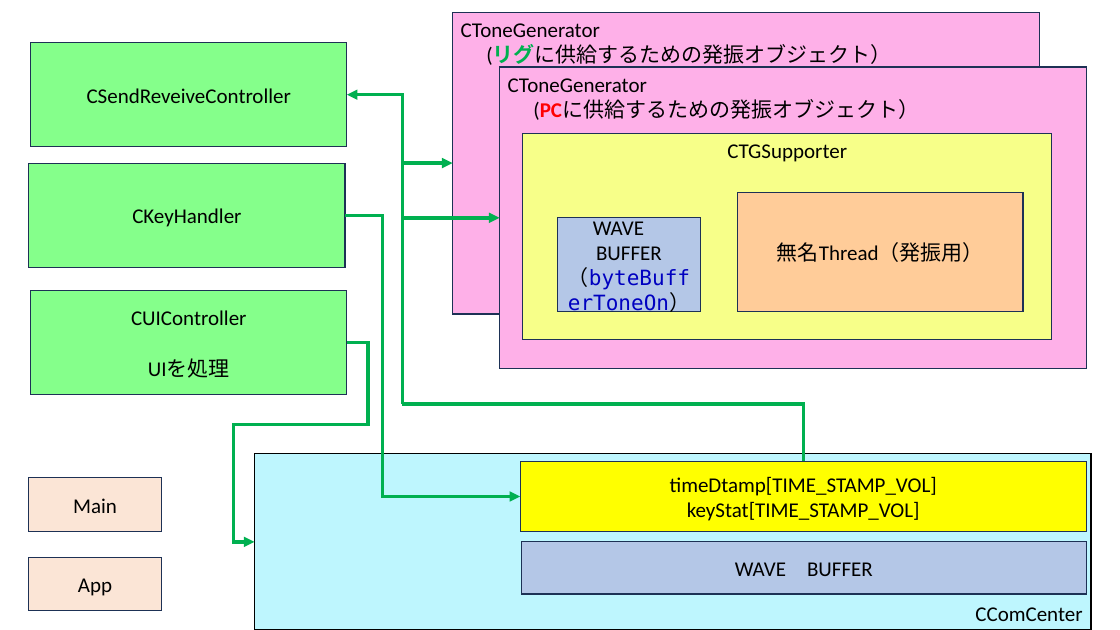
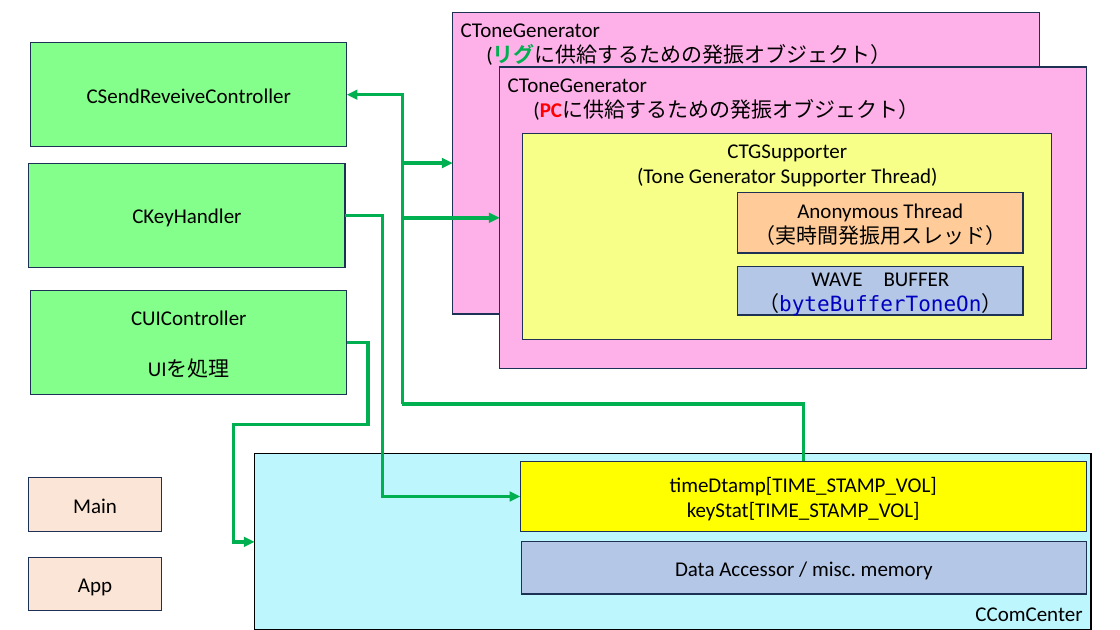
Before and after one commit to chacha-oyaji/f2a, a slide deck: slide 1 of 設計用資料/Structure.pptx. Drawn at 1120x630 pixels with LibreOffice and Linux fonts; fonts in the diff are those of the drawing. Boxes give left, top, right and bottom in pixels: in the first picture for what was removed or moved away, otherwise in the second. Text is boxed around its words. In the diff, an @@ line names an element or a change of style, - is before the commit and + after.

Commit message:
クラス構成図を修正。

```diff
--- a/設計用資料/Structure.pptx
+++ b/設計用資料/Structure.pptx
@@ text in rectangle at [637, 168, 937, 187]: paragraph added @@
+(Tone Generator Supporter Thread)
@@ rectangle "Anonymous Thread": place and size @@
-rectangle "Anonymous Thread" at [738, 193, 1023, 312]
+rectangle "Anonymous Thread" at [738, 193, 1023, 254]
@@ text in rectangle at [754, 203, 1006, 245]: text changed @@
-無名Thread（発振用）
+Anonymous Thread
+（実時間発振用スレッド）
@@ rectangle "WAVE BUFFER": place and size @@
-rectangle "WAVE BUFFER" at [558, 218, 701, 312]
+rectangle "WAVE BUFFER" at [738, 266, 1023, 315]
@@ text in rectangle at [675, 561, 933, 580]: text changed @@
-WAVE BUFFER
+Data Accessor / misc. memory
```
